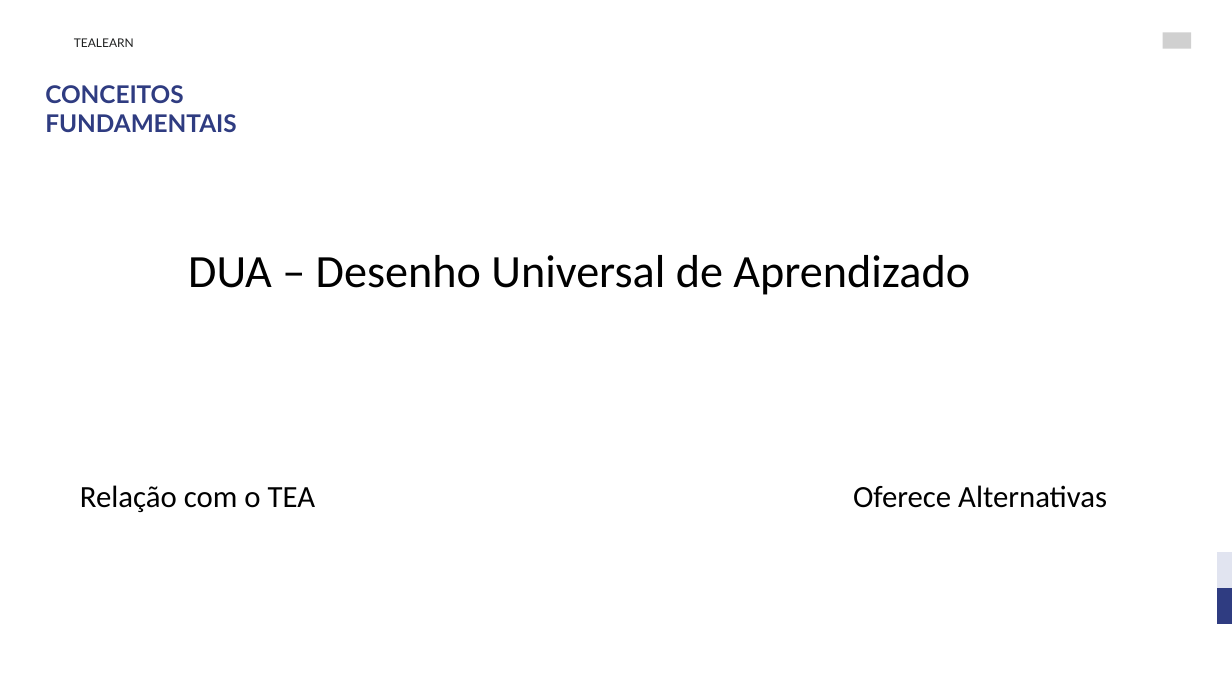
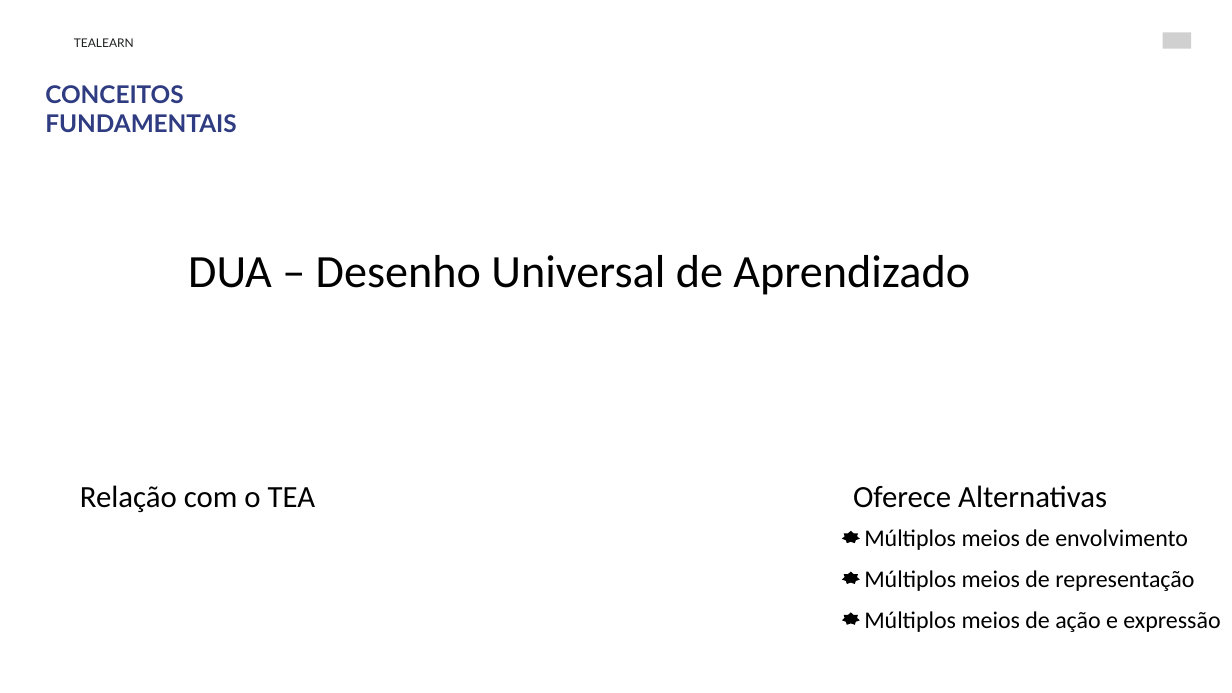
Before and after one commit to bessa2121/TCC, a slide deck: slide 7 of TeaLearn Educação Inclusiva com IA.pptx. Drawn at 1232x693 pixels with LibreOffice and Linux fonts; fonts in the diff are those of the drawing; grey boxes stand for pictures; background and template pictures are left out. Boxes give left, top, right and bottom in pixels: in the first picture for what was removed or moved away, otherwise in the second. Text is boxed around its words. In the diff, an @@ line names an element or a change of style, - is before the commit and + after.

Commit message:
feat: adiciona alteração dos múltiplos meios do DUA

```diff
--- a/TeaLearn Educação Inclusiva com IA.pptx
+++ b/TeaLearn Educação Inclusiva com IA.pptx
@@ star added at box(842, 531, 860, 543), fill #000000 @@
@@ text added at box(864, 529, 1188, 550), 28 pt, text #000000 @@
+Múltiplos meios de envolvimento
@@ freeform shape removed at box(1217, 552, 1232, 588) @@
@@ star added at box(842, 572, 860, 584), fill #000000 @@
@@ text added at box(864, 570, 1194, 591), 28 pt, text #000000 @@
+Múltiplos meios de representação
@@ freeform shape removed at box(1217, 588, 1232, 623) @@
@@ star added at box(842, 612, 860, 625), fill #000000 @@
@@ text added at box(864, 611, 1220, 632), 28 pt, text #000000 @@
+Múltiplos meios de ação e expressão
```
